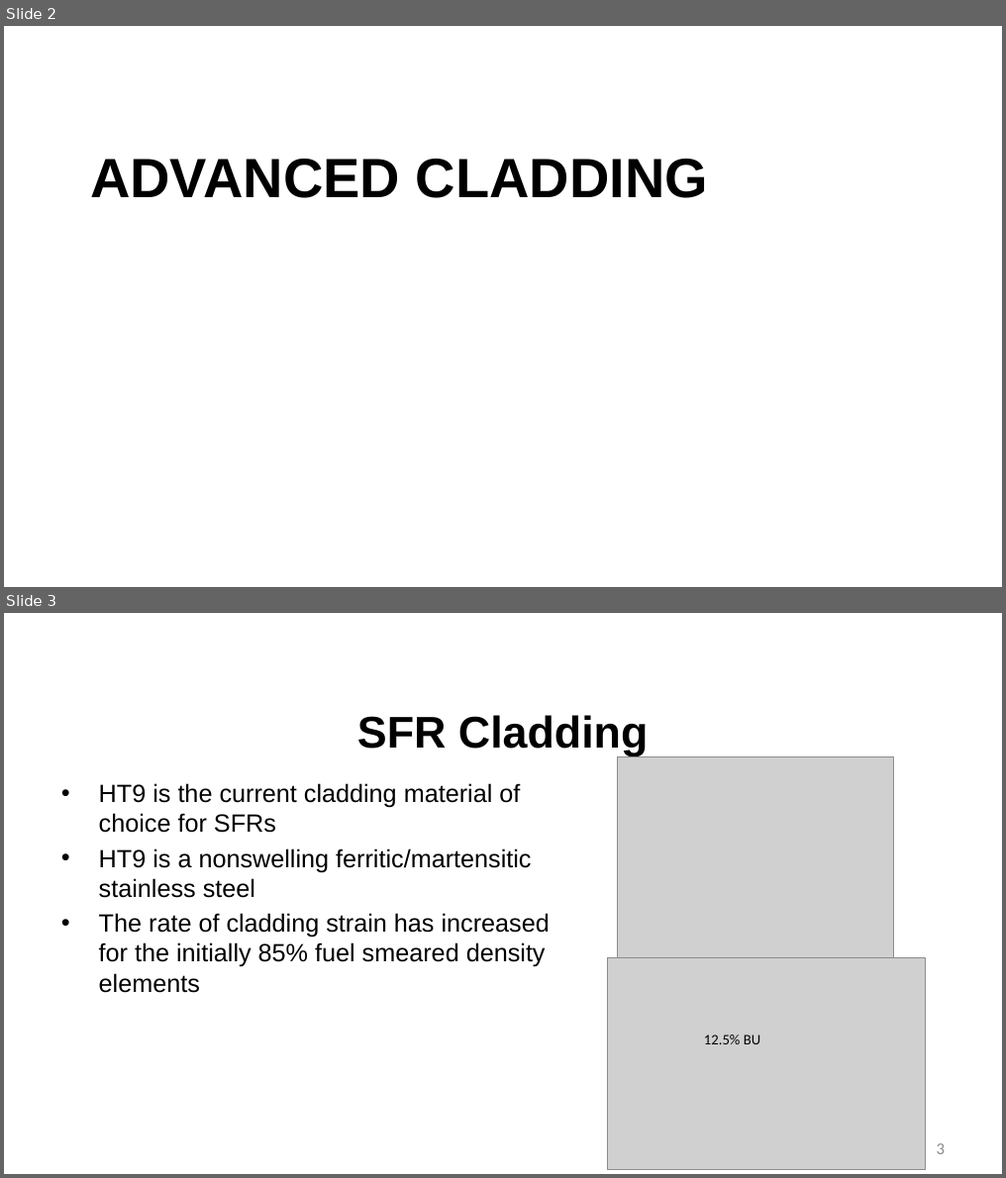
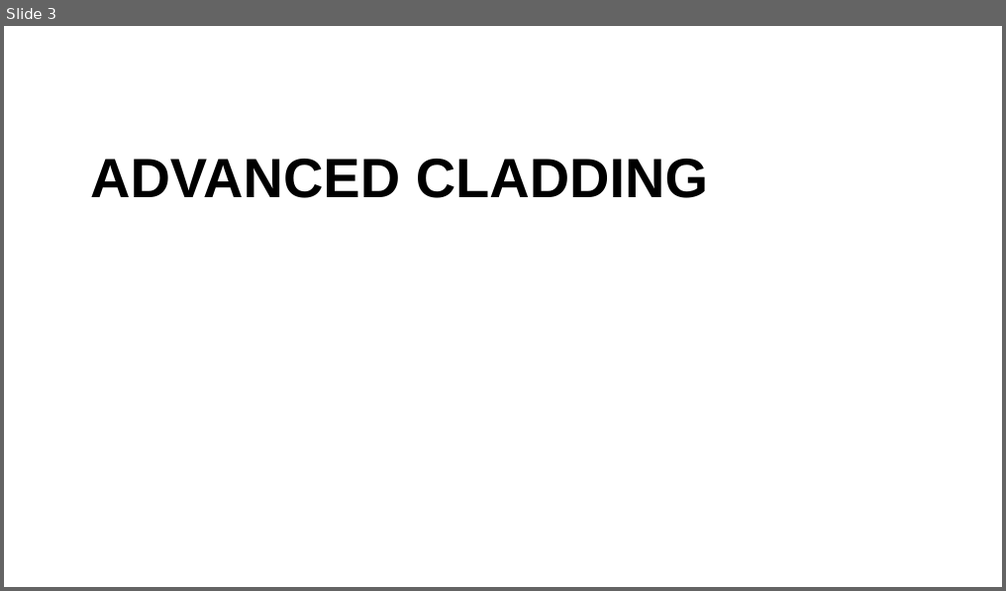
Before and after one commit to benbeeler/TEACHING, a slide deck: Advanced Reactor Materials/Lec21_AdvancedCladding.pptx. Shown one above the other, each under a label of ours: slides 2 and 3 before the commit, slide 3 after it. The pictures are 1006x1178 and 1006x591 pixels, drawn with LibreOffice and Linux fonts; fonts in the diff are those of the drawing; grey boxes stand for pictures; background and template pictures are left out. Boxes give left, top, right and bottom in pixels: in the first picture for what was removed or moved away, otherwise in the second. Text is boxed around its words. In the diff, an @@ line names an element or a change of style, - is before the commit and + after.

```diff
--- a/Advanced Reactor Materials/Lec21_AdvancedCladding.pptx
+++ b/Advanced Reactor Materials/Lec21_AdvancedCladding.pptx
@@ slide 3 removed at (4,613,1002,1174), background #FFFFFF @@
@@ title removed at (357,715,648,757) @@
-SFR Cladding
@@ picture removed at (618,757,894,959) @@
@@ text removed at (99,783,549,993) @@
-• HT9 is the current cladding material of choice for SFRs
-• HT9 is a nonswelling ferritic/martensitic stainless steel
-• The rate of cladding strain has increased for the initially 85% fuel smeared density elements
@@ picture removed at (607,959,926,1170) @@
@@ text removed at (704,1035,760,1045) @@
-12.5% BU
@@ page number removed at (937,1144,944,1155) @@
-3
@@ what was slide 2 is now slide 3 @@
```
Also in this commit, not shown: 3 slides added, 1 other file.
